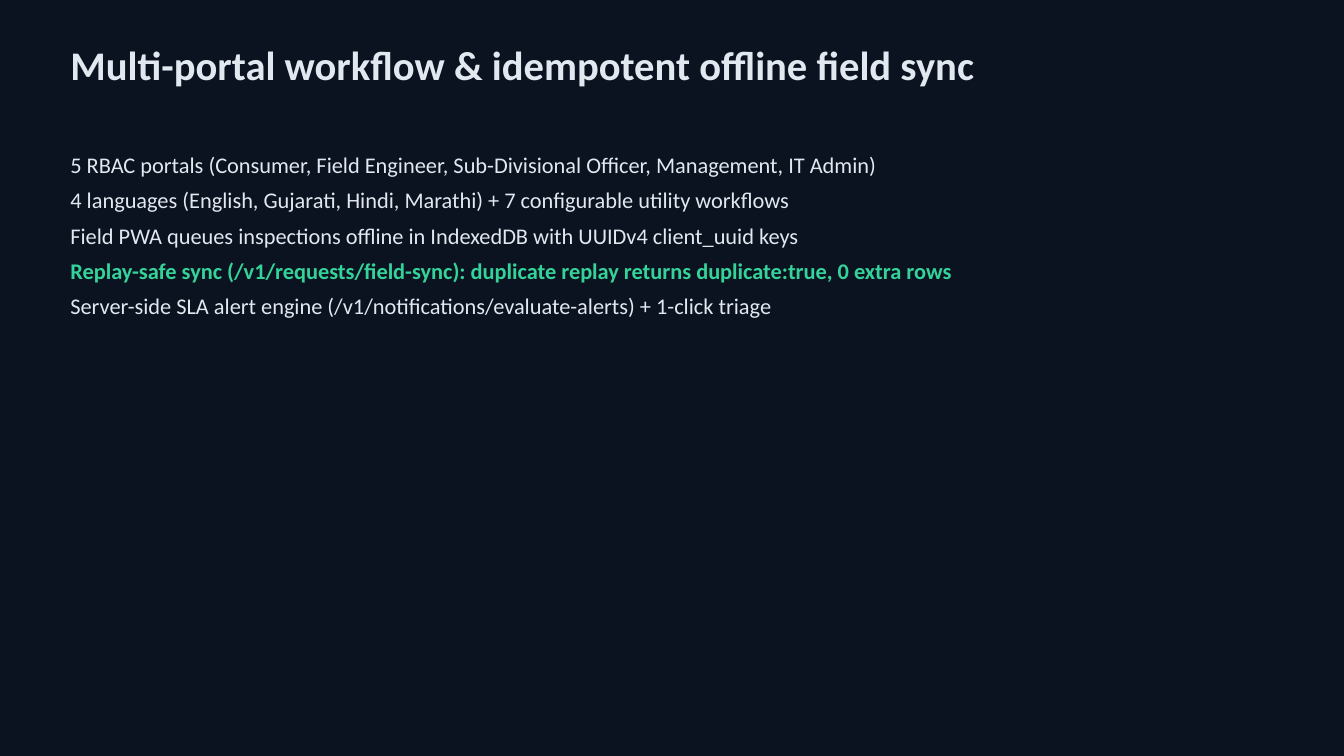
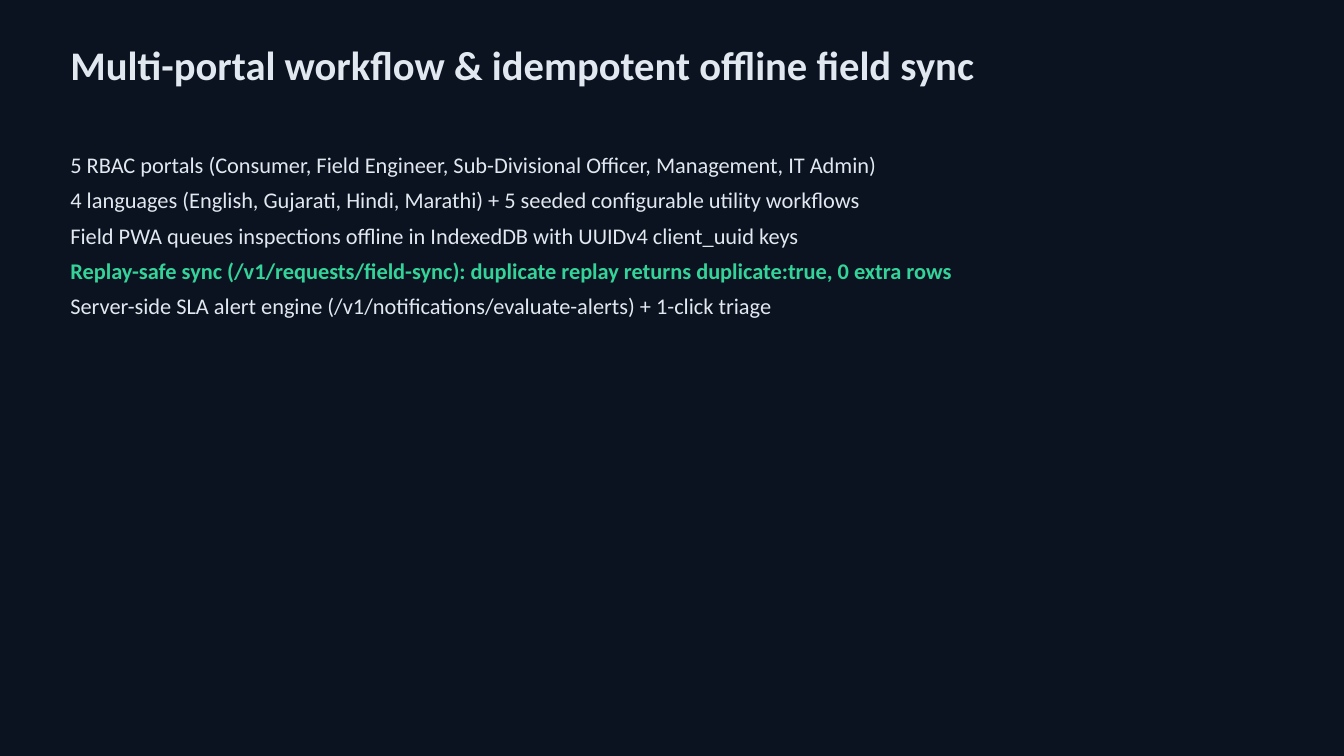
Before and after one commit to Yogeshsingh123-LAB/VidyutFlow, a slide deck: slide 5 of docs/deck/VidyutFlow_PS000125.pptx. Drawn at 1344x756 pixels with LibreOffice and Linux fonts; fonts in the diff are those of the drawing. Boxes give left, top, right and bottom in pixels: in the first picture for what was removed or moved away, otherwise in the second. Text is boxed around its words. In the diff, an @@ line names an element or a change of style, - is before the commit and + after.

Commit message:
Enforce CSP header in main.py, align 5 seeded workflow templates & SameSite=Lax across docs/deck, add VIVA_QUESTION_BANK.md

```diff
--- a/docs/deck/VidyutFlow_PS000125.pptx
+++ b/docs/deck/VidyutFlow_PS000125.pptx
@@ text at (70, 192, 859, 212): text changed @@
-4 languages (English, Gujarati, Hindi, Marathi) + 7 configurable utility workflows
+4 languages (English, Gujarati, Hindi, Marathi) + 5 seeded configurable utility workflows
```
Also in this commit, not shown: 1 other slide changed, 18 other files.
